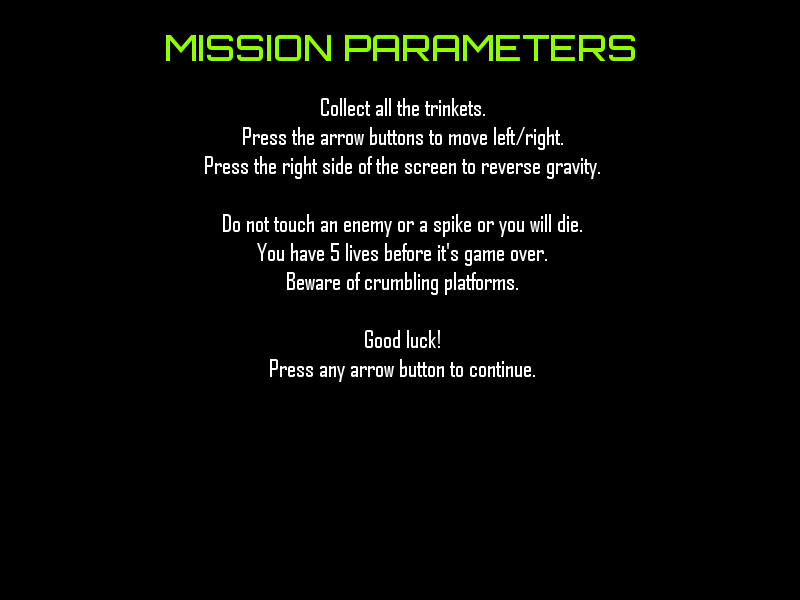
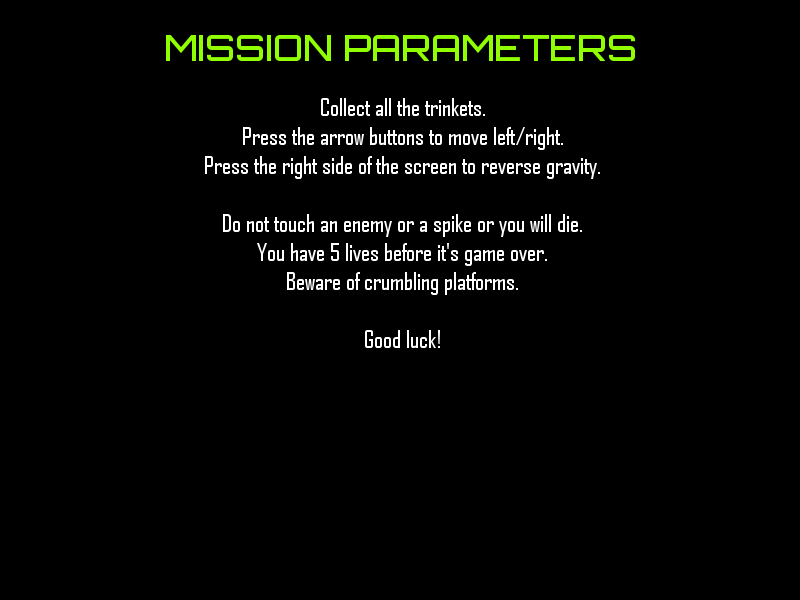
Layers edited between the first and the second 800 x 600 image:
painted on "Collect all the trinkets. ..." over (x1=270, y1=359, x2=535, y2=382)
